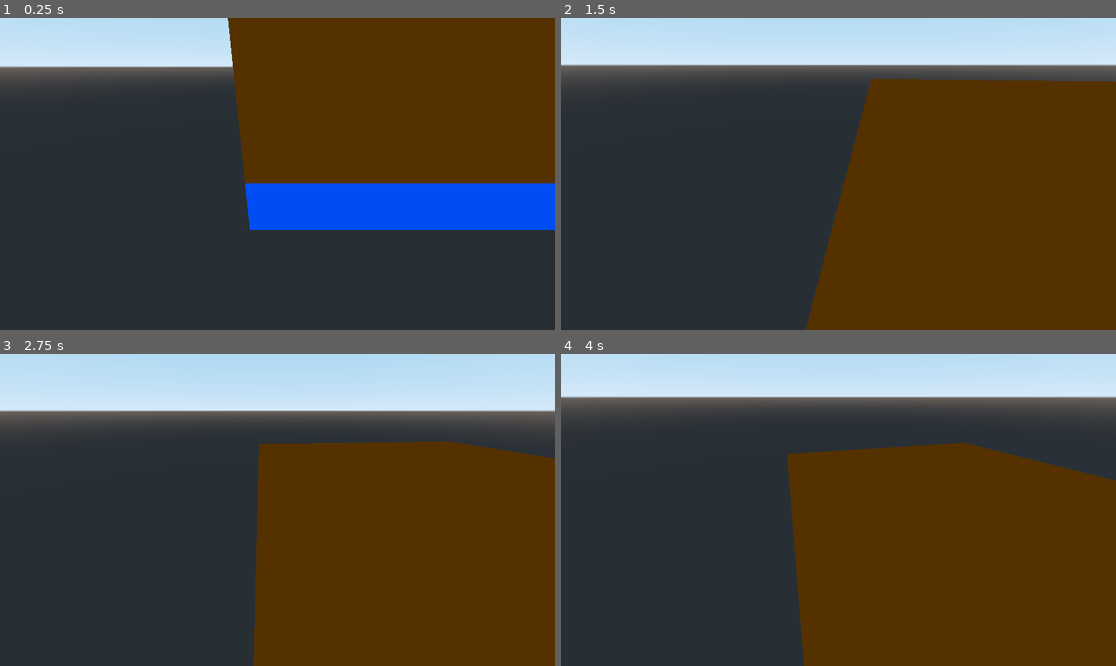
Above: before the commit, frames 1-4 (two rows, left to right).
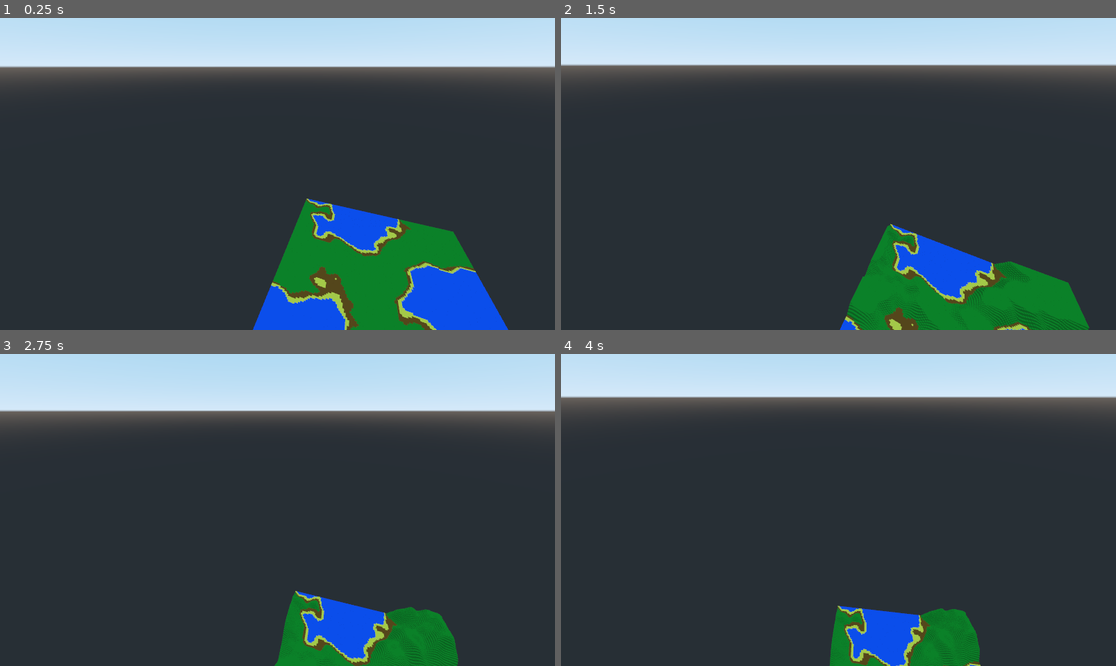
Above: after the commit, the same moments.

Repository: felipefcm/terrain-noise-v2
Game: Godot game, scene res://World.tscn
Same seed, same stepped clock (60 frames per second), same inputs: the game is played once before the commit and once after it.
Inputs (mouse positions are in pixels of both pictures, inside the frame that each line leads up to):
- Up to frame 1 (0.25 s): no input
- Up to frame 2 (1.5 s): tap Enter at 0.5 s; move the mouse to (866, 174) at 0.52 s; hold Shift (fly_up) from 0.53 s (still down); tap M at 0.6, 1.35 s; move the mouse to (810, 174) at 1.27 s
- Up to frame 3 (2.75 s): keep holding Shift (fly_up); move the mouse to (288, 503) at 2.02 s; tap M at 2.1 s
- Up to frame 4 (4 s): keep holding Shift (fly_up); move the mouse to (832, 516) at 2.77 s; tap M at 2.85, 3.6 s; move the mouse to (877, 513) at 3.52 s

The runs differ from the first frame. In frame 1, 50% of the frame differs, in the area x 41-100%, y 0-100%; in frame 2, 40%; in frame 3, 38%; in frame 4, 39%.

Commit message:
Not satisfied with blocks, experimenting with a plane

Diff:
--- /dev/null
+++ b/Terrain.tscn
@@ -0,0 +1,19 @@
+[gd_scene load_steps=8 format=2]
+
+[ext_resource path="res://objects/Block.tscn" type="PackedScene" id=1]
+[ext_resource path="res://scripts/Terrain.gd" type="Script" id=2]
+[ext_resource path="res://materials/Ice.tres" type="Material" id=3]
+[ext_resource path="res://materials/Sand.tres" type="Material" id=4]
+[ext_resource path="res://materials/Dirt.tres" type="Material" id=5]
+[ext_resource path="res://materials/Water.tres" type="Material" id=6]
+[ext_resource path="res://materials/Grass.tres" type="Material" id=7]
+
+[node name="Terrain" type="Spatial"]
+script = ExtResource( 2 )
+block = ExtResource( 1 )
+grass = ExtResource( 7 )
+dirt = ExtResource( 5 )
+sand = ExtResource( 4 )
+water = ExtResource( 6 )
+ice = ExtResource( 3 )
+layers = 5
--- /dev/null
+++ b/Terrain2D.tscn
@@ -0,0 +1,18 @@
+[gd_scene load_steps=8 format=2]
+
+[ext_resource path="res://objects/Block.tscn" type="PackedScene" id=1]
+[ext_resource path="res://scripts/Terrain2D.gd" type="Script" id=2]
+[ext_resource path="res://materials/Ice.tres" type="Material" id=3]
+[ext_resource path="res://materials/Sand.tres" type="Material" id=4]
+[ext_resource path="res://materials/Dirt.tres" type="Material" id=5]
+[ext_resource path="res://materials/Water.tres" type="Material" id=6]
+[ext_resource path="res://materials/Grass.tres" type="Material" id=7]
+
+[node name="Terrain2D" type="Spatial"]
+script = ExtResource( 2 )
+block = ExtResource( 1 )
+grass = ExtResource( 7 )
+dirt = ExtResource( 5 )
+sand = ExtResource( 4 )
+water = ExtResource( 6 )
+ice = ExtResource( 3 )
--- a/World.tscn
+++ b/World.tscn
@@ -1,28 +1,30 @@
-[gd_scene load_steps=9 format=2]
+[gd_scene load_steps=6 format=2]
 
-[ext_resource path="res://objects/Block.tscn" type="PackedScene" id=1]
+[ext_resource path="res://Terrain2D.tscn" type="PackedScene" id=1]
 [ext_resource path="res://scripts/Camera.gd" type="Script" id=2]
-[ext_resource path="res://scripts/Terrain.gd" type="Script" id=3]
 [ext_resource path="res://materials/Grass.tres" type="Material" id=4]
-[ext_resource path="res://materials/Water.tres" type="Material" id=5]
-[ext_resource path="res://materials/Sand.tres" type="Material" id=6]
-[ext_resource path="res://materials/Dirt.tres" type="Material" id=7]
-[ext_resource path="res://materials/Ice.tres" type="Material" id=8]
+
+[sub_resource type="QuadMesh" id=1]
+
+[sub_resource type="ArrayMesh" id=2]
 
 [node name="World" type="Spatial"]
 
 [node name="Camera" type="Camera" parent="."]
-transform = Transform( 1, 0, 0, 0, 0.866025, 0.5, 0, -0.5, 0.866025, 0, 2.05918, 2.90771 )
+transform = Transform( 0.361348, 0.466216, -0.807509, 0, 0.866025, 0.5, 0.932431, -0.180674, 0.312936, -6.5, 25, -19.8064 )
 current = true
 fov = 80.0
+far = 300.0
 script = ExtResource( 2 )
 
-[node name="Terrain" type="Spatial" parent="."]
-script = ExtResource( 3 )
-block = ExtResource( 1 )
-grass = ExtResource( 4 )
-dirt = ExtResource( 7 )
-sand = ExtResource( 6 )
-water = ExtResource( 5 )
-ice = ExtResource( 8 )
-layers = 3
+[node name="Terrain2D" parent="." instance=ExtResource( 1 )]
+
+[node name="CSGMesh" type="CSGMesh" parent="."]
+transform = Transform( 1, 0, 0, 0, -1.62921e-07, 1, 0, -1, -1.62921e-07, 0, 0, 0 )
+visible = false
+mesh = SubResource( 1 )
+material = ExtResource( 4 )
+
+[node name="CSGMesh2" type="CSGMesh" parent="."]
+mesh = SubResource( 2 )
+material = ExtResource( 4 )
--- a/materials/Dirt.tres
+++ b/materials/Dirt.tres
@@ -1,6 +1,5 @@
 [gd_resource type="SpatialMaterial" format=2]
 
 [resource]
-flags_unshaded = true
 params_specular_mode = 3
-albedo_color = Color( 0.337255, 0.196078, 0, 1 )
+albedo_color = Color( 0.521569, 0.329412, 0.0627451, 1 )
--- a/materials/Grass.tres
+++ b/materials/Grass.tres
@@ -1,6 +1,7 @@
-[gd_resource type="SpatialMaterial" format=2]
+[gd_resource type="SpatialMaterial" load_steps=2 format=2]
+
+[ext_resource path="res://images/grass-tex.png" type="Texture" id=1]
 
 [resource]
-flags_unshaded = true
 params_specular_mode = 3
-albedo_color = Color( 0.188235, 0.603922, 0, 1 )
+albedo_texture = ExtResource( 1 )
--- a/materials/Ice.tres
+++ b/materials/Ice.tres
@@ -1,6 +1,5 @@
 [gd_resource type="SpatialMaterial" format=2]
 
 [resource]
-flags_unshaded = true
 params_specular_mode = 3
 albedo_color = Color( 0.960784, 0.972549, 1, 1 )
--- a/materials/Sand.tres
+++ b/materials/Sand.tres
@@ -1,6 +1,5 @@
 [gd_resource type="SpatialMaterial" format=2]
 
 [resource]
-flags_unshaded = true
 params_specular_mode = 3
-albedo_color = Color( 0.772549, 0.72549, 0, 1 )
+albedo_color = Color( 1, 0.960784, 0.298039, 1 )
--- a/materials/Water.tres
+++ b/materials/Water.tres
@@ -1,6 +1,5 @@
 [gd_resource type="SpatialMaterial" format=2]
 
 [resource]
-flags_unshaded = true
 params_specular_mode = 3
-albedo_color = Color( 0, 0.305882, 0.956863, 1 )
+albedo_color = Color( 0, 0.368627, 1, 1 )
--- a/objects/Block.tscn
+++ b/objects/Block.tscn
@@ -1,6 +1,9 @@
-[gd_scene format=2]
+[gd_scene load_steps=2 format=2]
+
+[ext_resource path="res://scripts/Block.gd" type="Script" id=1]
 
 [node name="Block" type="CSGBox"]
 width = 1.0
 height = 1.0
 depth = 1.0
+script = ExtResource( 1 )
--- a/project.godot
+++ b/project.godot
@@ -8,9 +8,14 @@
 
 config_version=4
 
-_global_script_classes=[  ]
+_global_script_classes=[ {
+"base": "Node",
+"class": "Simulator",
+"language": "GDScript",
+"path": "res://scripts/Simulator.gd"
+} ]
 _global_script_class_icons={
-
+"Simulator": ""
 }
 
 [application]
@@ -18,6 +23,10 @@
 config/name="Terrain Generator"
 run/main_scene="res://World.tscn"
 config/icon="res://icon.png"
+
+[autoload]
+
+Simulator="*res://scripts/Simulator.gd"
 
 [display]
 
@@ -68,4 +77,5 @@
 
 [rendering]
 
+quality/filters/msaa=1
 environment/default_environment="res://default_env.tres"
--- /dev/null
+++ b/scripts/Block.gd
@@ -0,0 +1,13 @@
+extends CSGBox
+
+var targetHeight = 0;
+export (float) var rate = 2;
+
+func _process(delta):
+
+	if(!Simulator.startedAnimation): return;
+
+	if(height >= targetHeight): return;
+
+	height += rate * delta;
+	translation.y += delta * rate / 2;
--- /dev/null
+++ b/scripts/Simulator.gd
@@ -0,0 +1,3 @@
+extends Node
+
+var startedAnimation := false;
--- a/scripts/Terrain.gd
+++ b/scripts/Terrain.gd
@@ -33,19 +33,23 @@
 
 func generateCell(layer: int, x: int, z: int):
 
-	var worldPosition = Vector3(x, layer, -z) * blockSize;
+	var mapPosition = Vector3(x, layer, -z);
+	var worldPosition = mapPosition * blockSize;
+
+	var value = noise.get_noise_3dv(mapPosition);
+	if(value < -0.5): return;
 
 	var cell: CSGBox = block.instance();
 	cell.width = blockSize;
 	cell.height = blockSize;
 	cell.depth = blockSize;
 
-	cell.material = determineMaterial(worldPosition);
+	cell.material = determineCellMaterial(worldPosition);
 
 	cell.translation = to_local(worldPosition);
 	add_child(cell);
 
-func determineMaterial(position: Vector3) -> Material:
+func determineCellMaterial(position: Vector3) -> Material:
 
 	var cellHeight = position.y / blockSize;
 	var material;
--- /dev/null
+++ b/scripts/Terrain2D.gd
@@ -0,0 +1,74 @@
+extends Spatial
+
+export (PackedScene) var block;
+export (Material) var grass;
+export (Material) var dirt;
+export (Material) var sand;
+export (Material) var water;
+export (Material) var ice;
+
+export (int) var width = 128;
+export (int) var depth = 128;
+export (float) var blockSize = 0.2;
+export (float) var heightMultiplier = 50;
+export (float) var minValueBump = 0;
+
+var noise: OpenSimplexNoise;
+
+func _ready():
+
+	noise = OpenSimplexNoise.new();
+	noise.seed = randi();
+	noise.octaves = 4;
+	# noise.lacunarity = 1.5;
+	noise.period = 60;
+	# noise.persistence = 0.2;
+	# noise.
+
+	generateTerrain();
+
+func _unhandled_input(event):
+	if(event is InputEventKey):
+		if(event.scancode == KEY_M):
+			Simulator.startedAnimation = true;
+
+func generateTerrain():
+	generateLayer(0);
+
+func generateLayer(layer: int):
+	for x in range(width):
+		for z in range(depth):
+			generateCell(layer, x, z);
+
+func generateCell(_layer: int, x: int, z: int):
+
+	var mapPosition = Vector3(x * blockSize, 0, -z * blockSize);
+
+	var height = max(0, noise.get_noise_2d(x, z) + minValueBump) * (heightMultiplier * blockSize);
+	# var height = abs(noise.get_noise_2d(x, z) + minValueBump) * (heightMultiplier * blockSize);
+
+	# mapPosition.y = height / 2;
+
+	var cell: CSGBox = block.instance();
+	cell.width = blockSize;
+	# cell.height = height;
+	cell.targetHeight = height;
+	cell.depth = blockSize;
+
+	cell.material = determineCellMaterial(height);
+
+	cell.translation = to_local(mapPosition);
+	add_child(cell);
+
+func determineCellMaterial(height: float) -> Material:
+
+	var cellHeight = height;
+	var material;
+
+	if(cellHeight <= 0): material = water;
+	elif(cellHeight < 0.5): material = sand;
+	elif(cellHeight < 1.0): material = dirt;
+	elif(cellHeight < 8): material = grass;
+	else: material = ice;
+
+	return material;
Binary file added: images/grass-tex.png
Not shown, added: images/grass-tex.png.import
